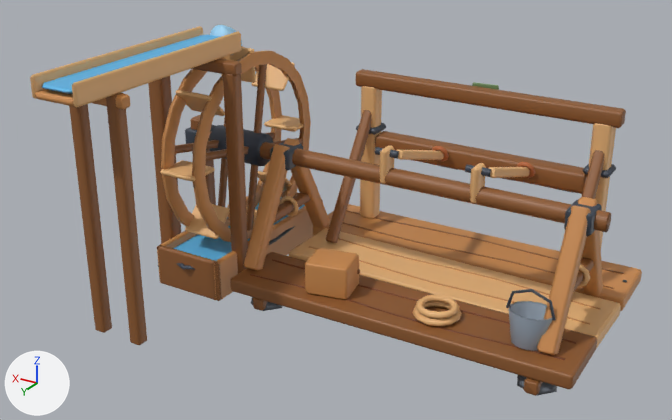
One commit to the FBX model store-assets/buildings/ChiselMill/fbx/ChiselMill_T1.fbx: the scene before it, then after it.
One viewpoint serves both versions: a camera (50 mm lens) standing at (-6.94, 13.84, 8.24) and looking at (0.67, 1.16, 1.9). Every picture has the same lights, and +X, +Y and +Z are marked at lower left. The first picture is the older version.

In view in the first picture: 'ChiselMillT1Axle', 'ChiselMillT1Deck', 'ChiselMillT1Flume', 'ChiselMillT1Frame', 'ChiselMillT1Hammer', 'ChiselMillT1Junk', 'ChiselMillT1Tub', 'ChiselMillT1Water', 'ChiselMillT1Wheel'.
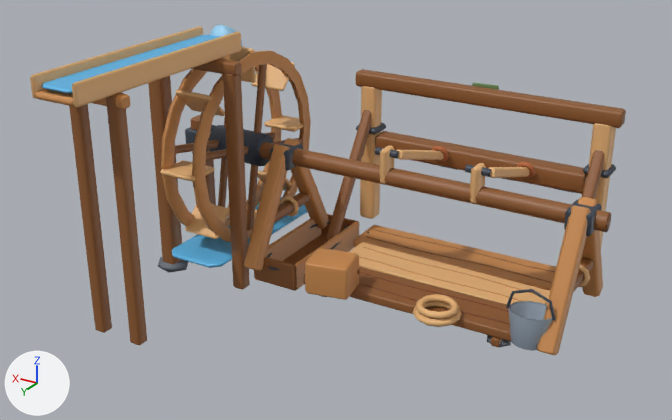
The newer file is also rescaled (x0.384), turned or shifted as a whole; pictures and numbers use the older file's frame.

Edits to the bpy script that builds the scene:
```text
Change ob_chiselmillt1tub:
    ob_chiselmillt1tub.location: (0.0, 0.0, 0.0) -> (-0.26, -0.03, 0.19)
    ob_chiselmillt1tub.scale: (1.0, 1.0, 1.0) -> (0.651, 0.651, 0.651)
Change ob_chiselmillt1deck:
    ob_chiselmillt1deck.location: (0.0, 0.0, 0.0) -> (-0.26, -0.03, 0.19)
    ob_chiselmillt1deck.scale: (1.0, 1.0, 1.0) -> (0.651, 0.651, 0.651)
```

Location of each change, (x1, y1, x2, y2) in pixels of the pictures (672 x 420 px):
'ChiselMillT1Deck', moved, rescaled (38% narrower, 36% shorter)
    before: (230, 204, 642, 396)
    after: (303, 225, 556, 347)
'ChiselMillT1Tub', moved, rescaled (37% narrower, 30% shorter)
    before: (157, 190, 323, 301)
    after: (254, 214, 359, 291)
